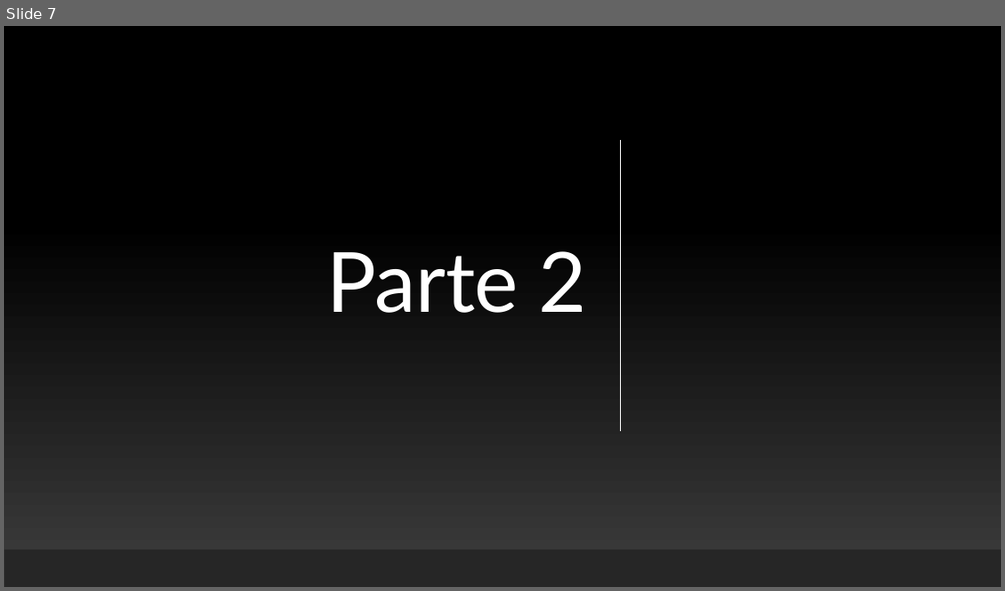
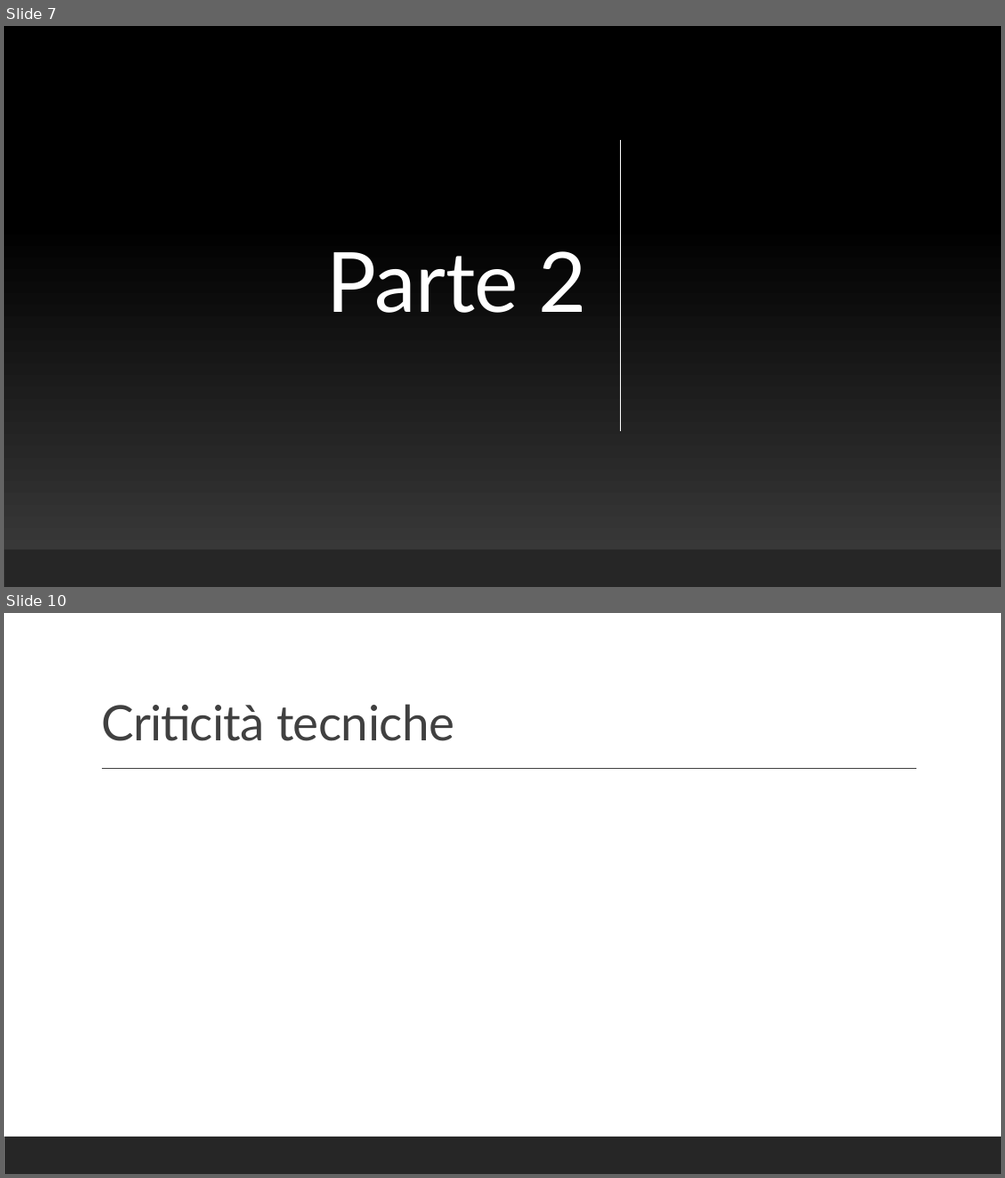
Before and after one commit to PirottaNicola/TC-Mproject_Boffelli_Pirotta, a slide deck: Preparation files/MyTEDx_Presentazione.pptx. Shown one above the other, each under a label of ours: slide 7 before the commit, slides 7 and 10 after it; the slides between them are not shown. The pictures are 1005x591 and 1005x1178 pixels, drawn with LibreOffice and Linux fonts; fonts in the diff are those of the drawing. Boxes give left, top, right and bottom in pixels: in the first picture for what was removed or moved away, otherwise in the second. Text is boxed around its words. In the diff, an @@ line names an element or a change of style, - is before the commit and + after.

```diff
--- a/Preparation files/MyTEDx_Presentazione.pptx
+++ b/Preparation files/MyTEDx_Presentazione.pptx
@@ slide 10 added at [4,613,1001,1174], background #FFFFFF @@
@@ title added at [101,704,454,741], 47 pt, text #404040 @@
+Criticità tecniche
@@ line added from (102, 769) to (917, 769), #404040 1 pt @@
@@ rectangle added at [4,1136,1001,1174], fill #262626 @@
```
Also in this commit, not shown: 3 other slides added, 1 slide removed.
